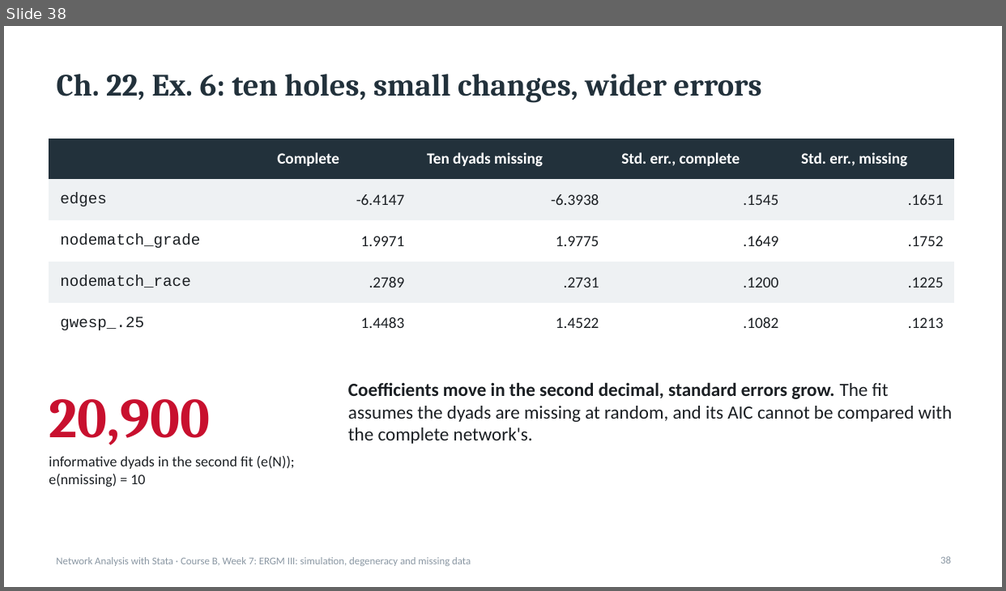
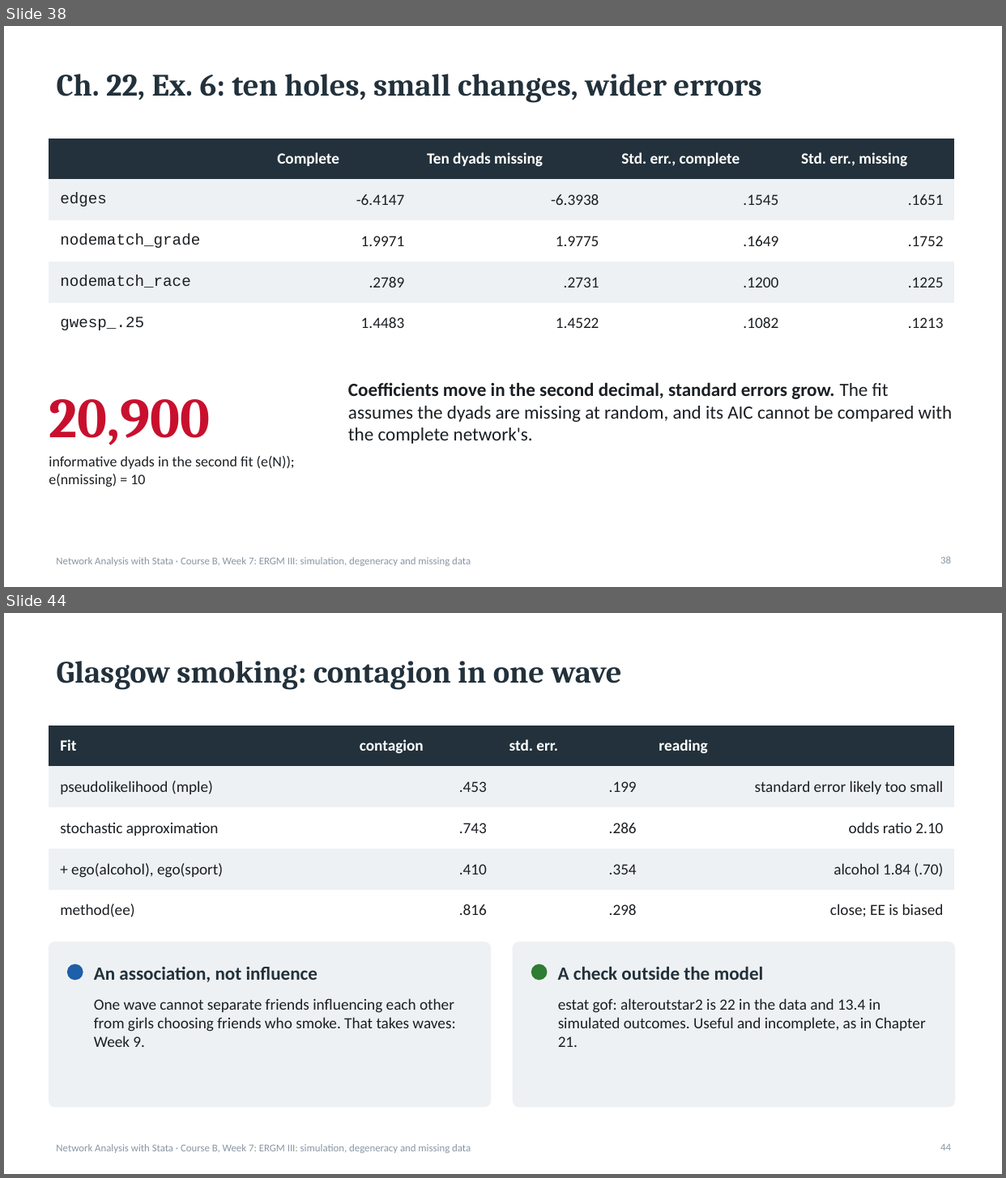
Before and after one commit to thomas-u-grund/nwcommands, a slide deck: website/book/teaching/slides/courseB_week07_ergm3_simulation_degeneracy.pptx. Shown one above the other, each under a label of ours: slide 38 before the commit, slides 38 and 44 after it; the slides between them are not shown. The pictures are 1006x591 and 1006x1178 pixels, drawn with LibreOffice and Linux fonts; fonts in the diff are those of the drawing. Boxes give left, top, right and bottom in pixels: in the first picture for what was removed or moved away, otherwise in the second. Text is boxed around its words. In the diff, an @@ line names an element or a change of style, - is before the commit and + after.

```diff
--- a/website/book/teaching/slides/courseB_week07_ergm3_simulation_degeneracy.pptx
+++ b/website/book/teaching/slides/courseB_week07_ergm3_simulation_degeneracy.pptx
@@ slide 44 added at [4,613,1002,1174], background #FFFFFF; not listed: 1 template element that a slide beside it also shows @@
@@ title added at [57,661,622,690], 30 pt, text #22313B, bold @@
+Glasgow smoking: contagion in one wave
@@ table added at [49,726,955,921], 5 rows, 4 columns @@
+Fit | contagion | std. err. | reading
+pseudolikelihood (mple) | .453 | .199 | standard error likely too small
+stochastic approximation | .743 | .286 | odds ratio 2.10
++ ego(alcohol), ego(sport) | .410 | .354 | alcohol 1.84 (.70)
+method(ee) | .816 | .298 | close; EE is biased
@@ rounded rectangle added at [49,943,491,1107], fill #EEF1F3, outline #EEF1F3 1 pt @@
@@ rounded rectangle added at [513,943,955,1107], fill #EEF1F3, outline #EEF1F3 1 pt @@
@@ ellipse added at [68,965,83,980], fill #1D5FA8, outline #1D5FA8 1 pt @@
@@ text added at [94,967,317,982], 18 pt, text #22313B, bold @@
+An association, not influence
@@ ellipse added at [532,965,547,980], fill #2E7D32, outline #2E7D32 1 pt @@
@@ text added at [558,966,764,980], 18 pt, text #22313B, bold @@
+A check outside the model
@@ text added at [94,999,455,1047], 15 pt, text #1B1F23 @@
+One wave cannot separate friends influencing each other from girls choosing friends who smoke. That takes waves: Week 9.
@@ text added at [558,999,926,1047], 15 pt, text #1B1F23 @@
+estat gof: alteroutstar2 is 22 in the data and 13.4 in simulated outcomes. Useful and incomplete, as in Chapter 21.
@@ page number added at [940,1144,951,1151], 10 pt, text #8A97A3 @@
+44
```
Also in this commit, not shown: 4 slides changed, 5 other slides added, 1 other file.
